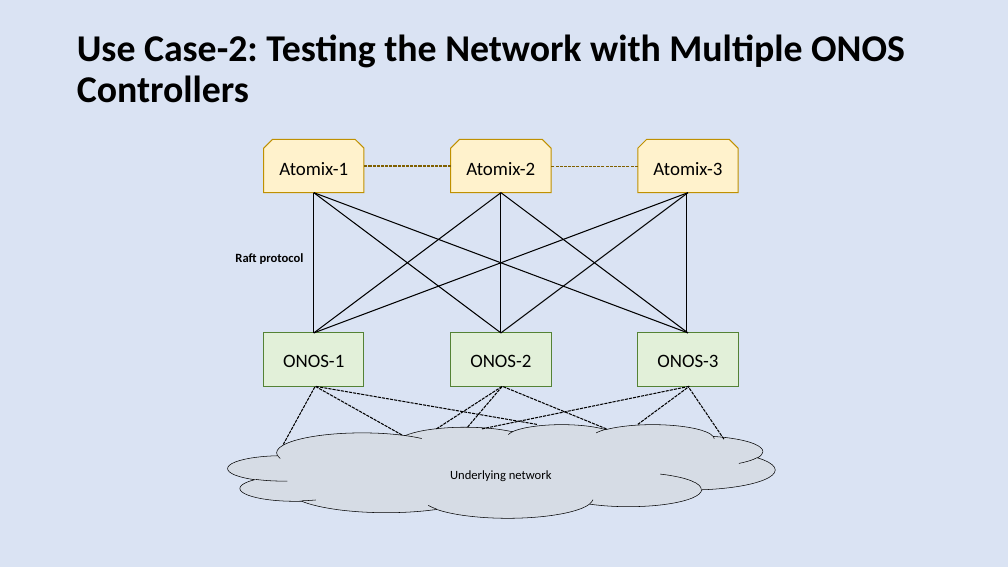
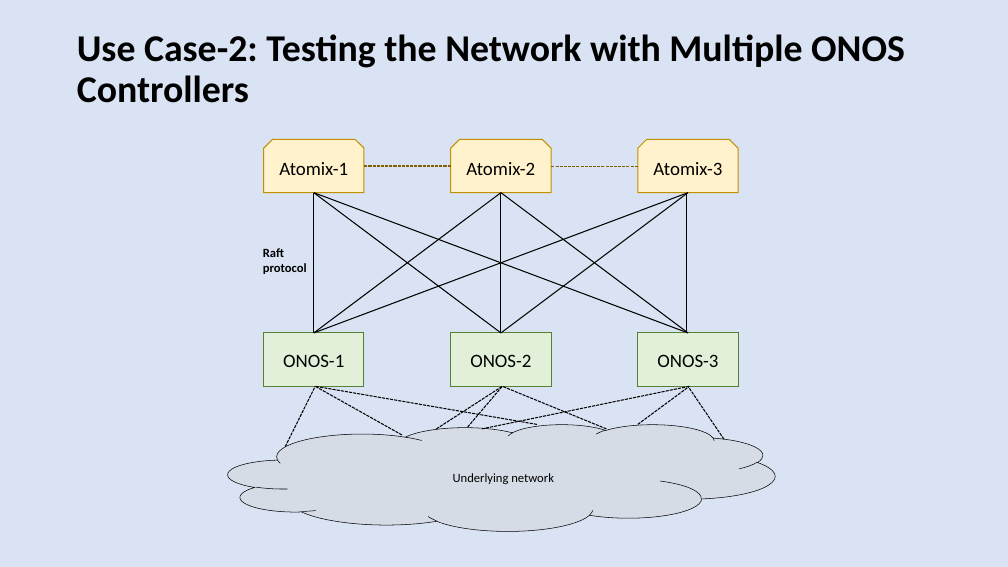
Before and after one commit to harshal-vaze/Software-Defined-Networking-with-ONOS, a slide deck: slide 7 of Thesis.pptx (slide 6 before the commit). Drawn at 1008x567 pixels with LibreOffice and Linux fonts; fonts in the diff are those of the drawing. Boxes give left, top, right and bottom in pixels: in the first picture for what was removed or moved away, otherwise in the second. Text is boxed around its words. In the diff, an @@ line names an element or a change of style, - is before the commit and + after.

Commit message:
updates

```diff
--- a/Thesis.pptx
+++ b/Thesis.pptx
@@ text at [263, 248, 307, 274]: text changed @@
-Raft protocol
+Raft
+protocol
@@ cloud: place and size @@
-cloud at [228, 424, 776, 518]
+cloud at [228, 424, 776, 531]
```
Also in this commit, not shown: 3 other slides changed, 2 slides added, 15 slides removed.
